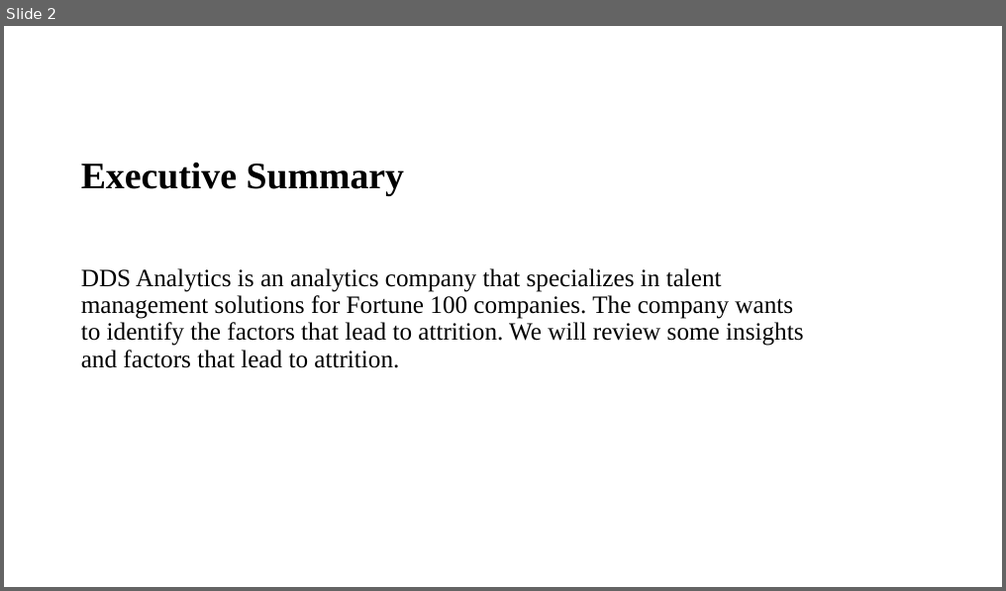
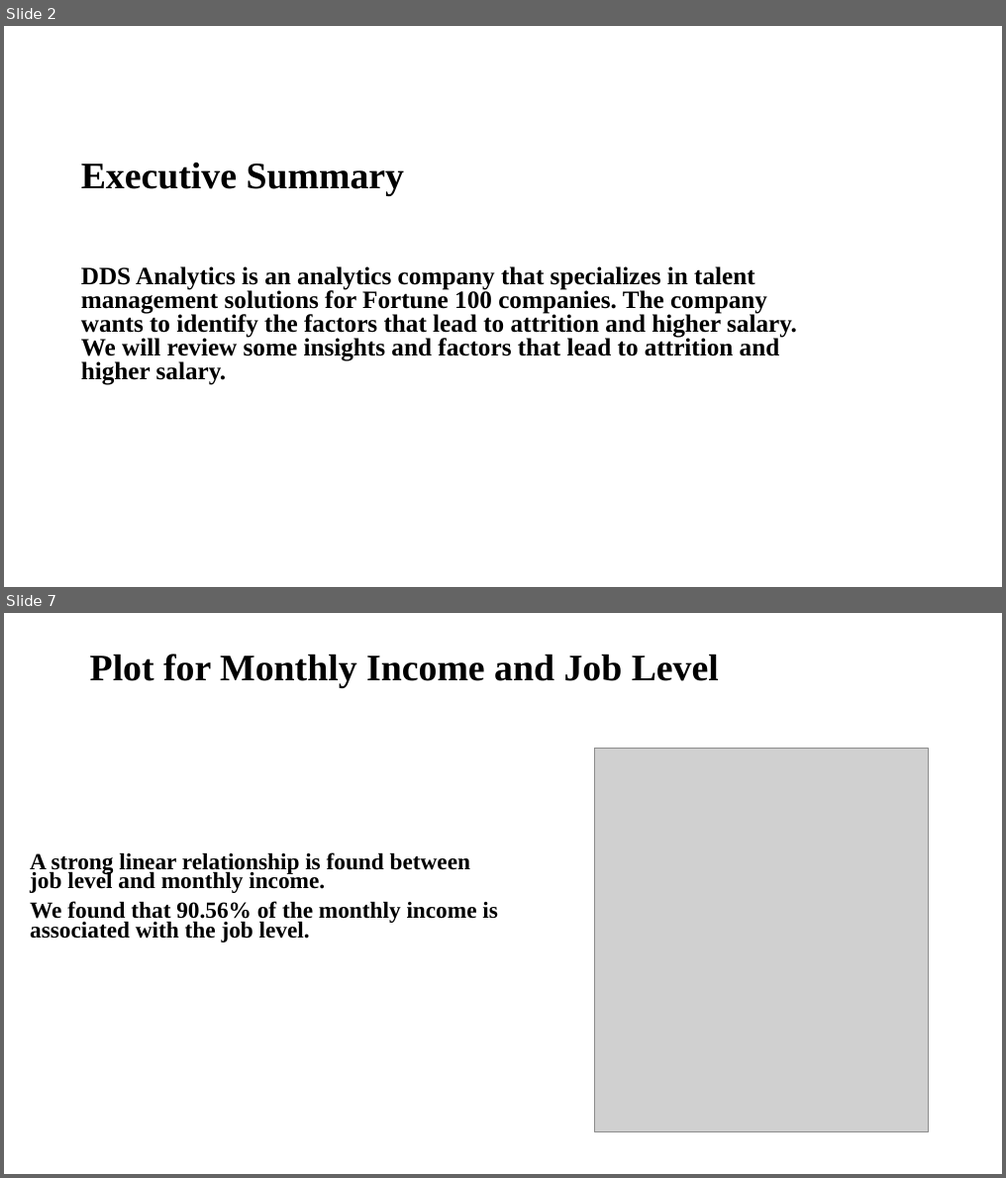
Before and after one commit to RashmiAPatel19/SMU_MSDS_6306_CaseStudy2_Spring2021, a slide deck: RashmiPatelCaseStudy2.pptx. Shown one above the other, each under a label of ours: slide 2 before the commit, slides 2 and 7 after it; the slides between them are not shown. The pictures are 1006x591 and 1006x1178 pixels, drawn with LibreOffice and Linux fonts; fonts in the diff are those of the drawing; grey boxes stand for pictures; background and template pictures are left out. Boxes give left, top, right and bottom in pixels: in the first picture for what was removed or moved away, otherwise in the second. Text is boxed around its words. In the diff, an @@ line names an element or a change of style, - is before the commit and + after.

```diff
--- a/RashmiPatelCaseStudy2.pptx
+++ b/RashmiPatelCaseStudy2.pptx
@@ slide 7 added at [4,613,1002,1174], background picture (left out) @@
@@ title added at [90,654,719,687], 36 pt, text #000000, bold @@
+Plot for Monthly Income and Job Level
@@ picture added at [595,748,929,1132] @@
@@ subtitle added at [30,853,498,943], 22.2 pt, text #000000, bold @@
+A strong linear relationship is found between job level and monthly income.
+We found that 90.56% of the monthly income is associated with the job level.
@@ slide 2 changed as well @@
@@ subtitle at [81,267,797,385]: text changed; bold on @@
-DDS Analytics is an analytics company that specializes in talent management solutions for Fortune 100 companies. The company wants to identify the factors that lead to attrition. We will review some insights and factors that lead to attrition.
+DDS Analytics is an analytics company that specializes in talent management solutions for Fortune 100 companies. The company wants to identify the factors that lead to attrition and higher salary. We will review some insights and factors that lead to attrition and higher salary.
```
Also in this commit, not shown: 2 other slides changed, 21 other slides added.
